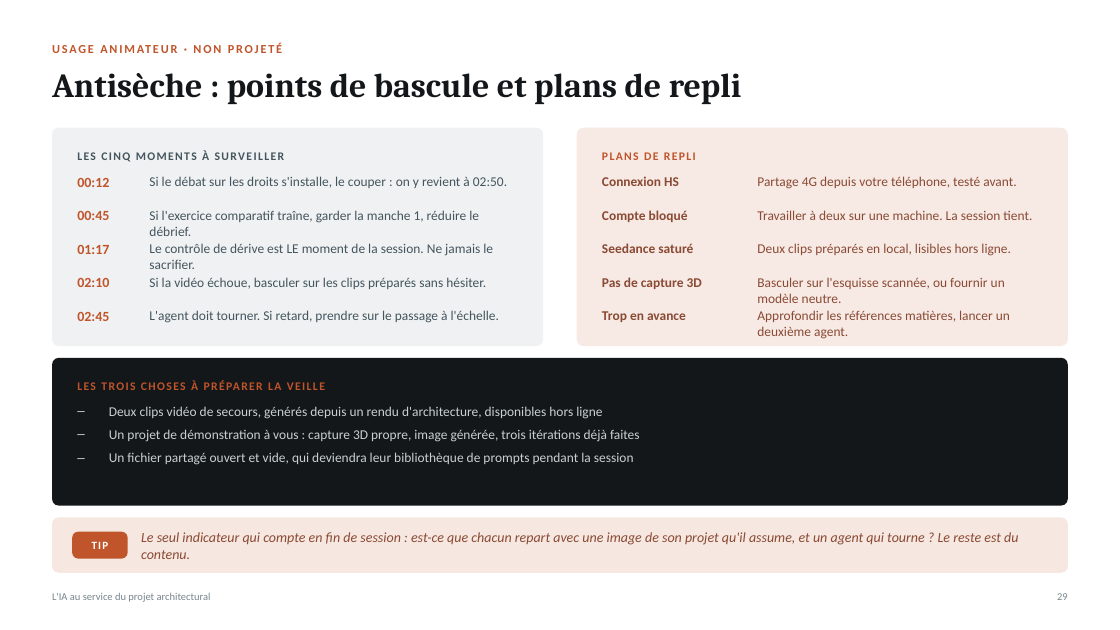
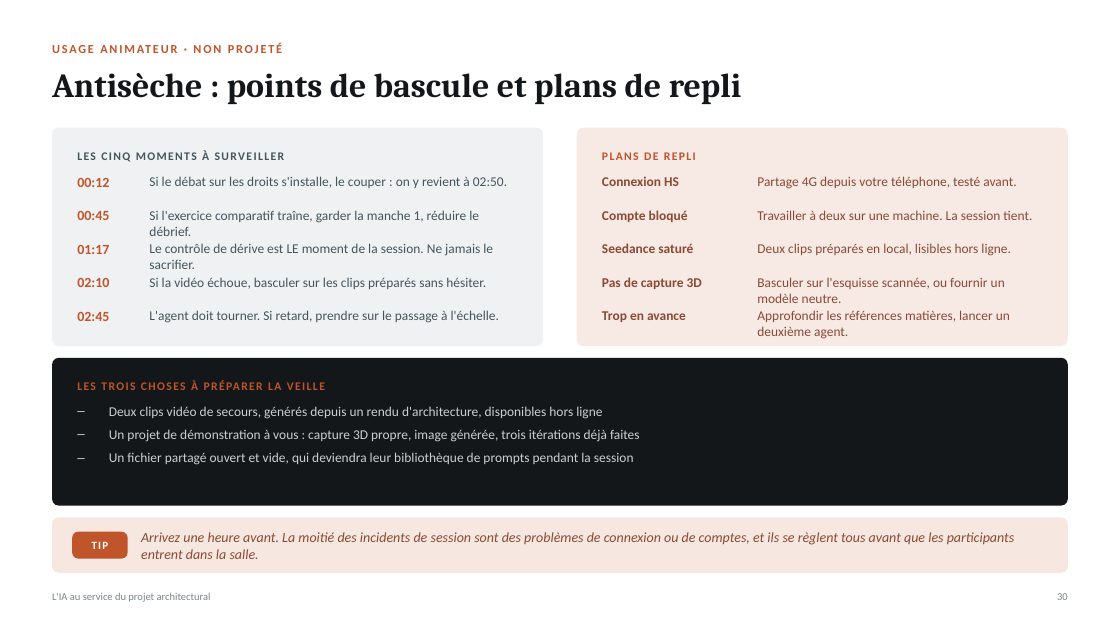
Before and after one commit to ancaagency/page-de-vente-Alba, a slide deck: slide 30 of formation-ia-architectes/formation-ia-architectes.pptx (slide 29 before the commit). Drawn at 1120x630 pixels with LibreOffice and Linux fonts; fonts in the diff are those of the drawing. Boxes give left, top, right and bottom in pixels: in the first picture for what was removed or moved away, otherwise in the second. Text is boxed around its words. In the diff, an @@ line names an element or a change of style, - is before the commit and + after.

```diff
--- a/formation-ia-architectes/formation-ia-architectes.pptx
+++ b/formation-ia-architectes/formation-ia-architectes.pptx
@@ text at (141, 532, 1015, 559): text changed @@
-Le seul indicateur qui compte en fin de session : est-ce que chacun repart avec une image de son projet qu'il assume, et un agent qui tourne ? Le reste est du contenu.
+Arrivez une heure avant. La moitié des incidents de session sont des problèmes de connexion ou de comptes, et ils se règlent tous avant que les participants entrent dans la salle.
@@ text at (1057, 593, 1068, 600): text changed @@
-29
+30
```
Also in this commit, not shown: 25 other slides changed, 1 slide added, 3 other files.
